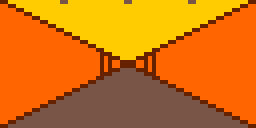
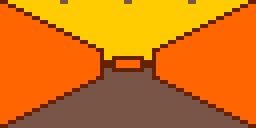
Comparing the layer stacks of the two 256 × 128 images. Changes:
showed "wall-5", painted on it over box(108, 52, 148, 76)
added layer "hall-5-6" above "hall-5" over box(104, 52, 152, 76)
hid "hall-5", painted on it over box(104, 52, 152, 76)
